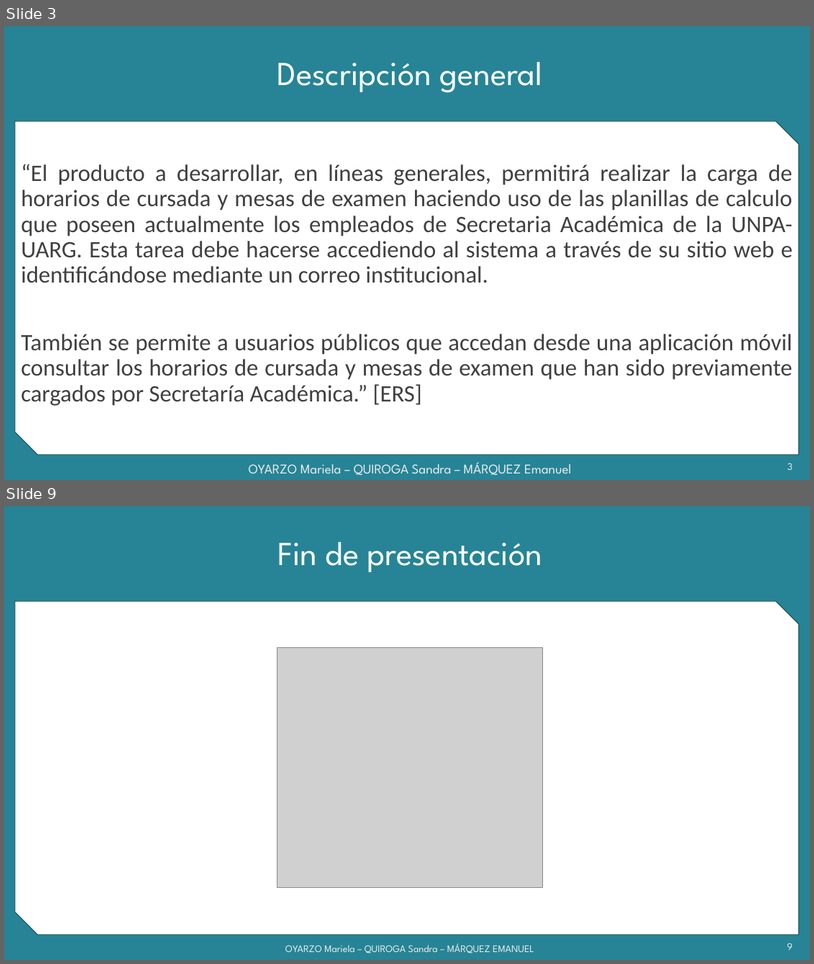
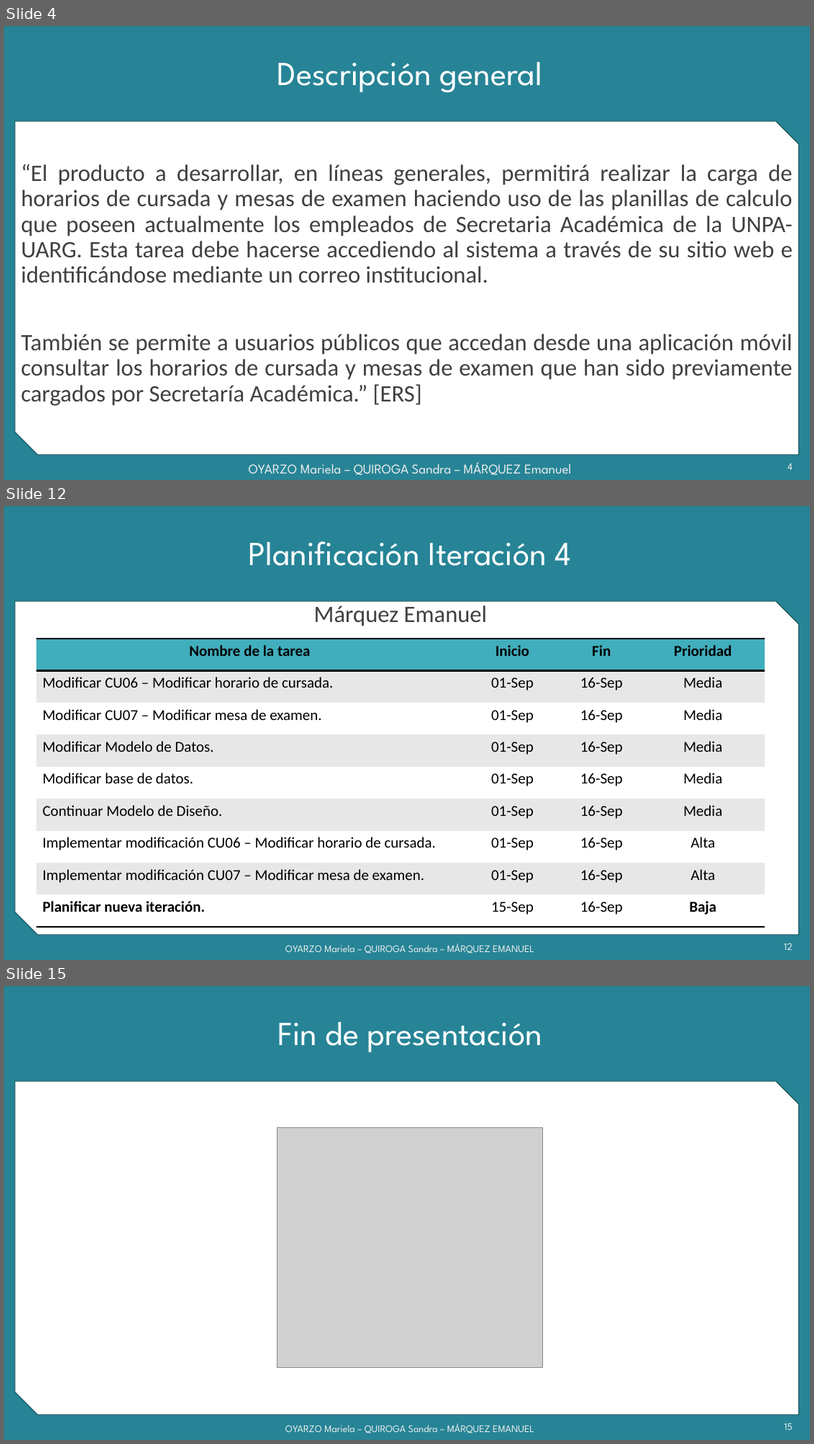
Before and after one commit to grupoyenu/yenu, a slide deck: 08. Presentaciones/Presentación 9 - 31.08.18.pptx. Shown one above the other, each under a label of ours: slides 3 and 9 before the commit, slides 4, 12 and 15 after it; the slides between them are not shown. The pictures are 814x964 and 814x1444 pixels, drawn with LibreOffice and Linux fonts; fonts in the diff are those of the drawing; grey boxes stand for pictures; background and template pictures are left out. Boxes give left, top, right and bottom in pixels: in the first picture for what was removed or moved away, otherwise in the second. Text is boxed around its words. In the diff, an @@ line names an element or a change of style, - is before the commit and + after.

```diff
--- a/08. Presentaciones/Presentación 9 - 31.08.18.pptx
+++ b/08. Presentaciones/Presentación 9 - 31.08.18.pptx
@@ slide 12 added at bbox=[4, 506, 810, 960], background #F2F2F2; not listed: 2 template elements that a slide beside it also shows @@
@@ title added at bbox=[248, 541, 572, 566], 40 pt, text #FFFFFF @@
+Planificación Iteración 4
@@ text added at bbox=[314, 605, 488, 626], 28 pt, text #404040 @@
+Márquez Emanuel
@@ table added at bbox=[36, 638, 766, 926], 9 rows, 4 columns @@
+Nombre de la tarea | Inicio | Fin | Prioridad
+Modificar CU06 – Modificar horario de cursada. | 01-Sep | 16-Sep | Media
+Modificar CU07 – Modificar mesa de examen. | 01-Sep | 16-Sep | Media
+Modificar Modelo de Datos. | 01-Sep | 16-Sep | Media
+Modificar base de datos. | 01-Sep | 16-Sep | Media
+Continuar Modelo de Diseño. | 01-Sep | 16-Sep | Media
+Implementar modificación CU06 – Modificar horario de cursada. | 01-Sep | 16-Sep | Alta
+Implementar modificación CU07 – Modificar mesa de examen. | 01-Sep | 16-Sep | Alta
+Planificar nueva iteración. | 15-Sep | 16-Sep | Baja
@@ text added at bbox=[286, 943, 535, 953], 12 pt, text gradient #9E9E9E to #EDEDED to #FFFFFF @@
+OYARZO Mariela – QUIROGA Sandra – MÁRQUEZ EMANUEL
@@ page number added at bbox=[784, 942, 793, 950], 12 pt, text gradient #9E9E9E to #EDEDED to #FFFFFF @@
+12
@@ what was slide 3 is now slide 4 @@
@@ page number at bbox=[788, 462, 793, 470]: text changed @@
-3
+4
@@ what was slide 9 is now slide 15 @@
@@ page number at bbox=[784, 1422, 793, 1430]: text changed @@
-9
+15
```
Also in this commit, not shown: 5 slides changed, 6 other slides added, 1 slide removed.
